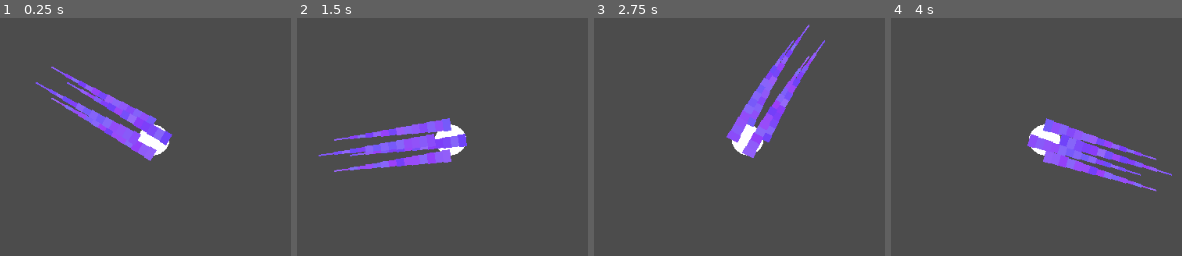
Above: before the commit, frames 1-4 (left to right).
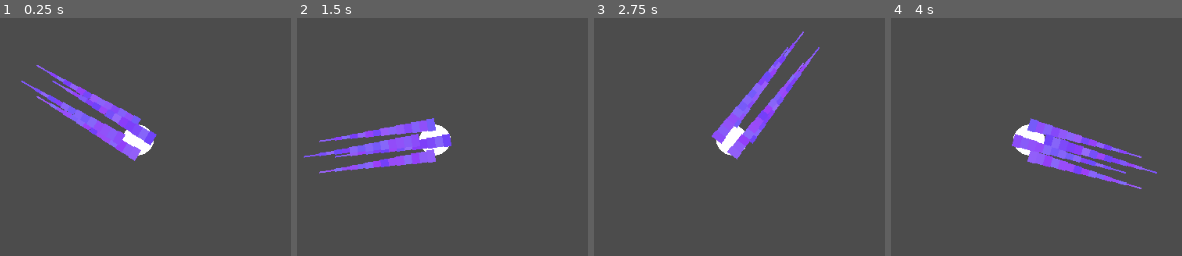
Above: after the commit, the same moments.

Repository: AGPritchard/inverse-kinematics
Game: Godot game, scene res://src/world/world.tscn
Two runs of this game, one before a commit and one after it. Both use one fixed random seed, a clock stepped at 60 frames per second and the inputs below. The project has no main scene, so this scene is started directly.
Inputs (mouse positions are in pixels of both pictures, inside the frame that each line leads up to):
- Up to frame 1 (0.25 s): no input
- Up to frame 2 (1.5 s): tap Enter at 0.5 s; move the mouse to (outside the picture) at 0.52 s; tap Space at 1.25 s; move the mouse to (outside the picture) at 1.27 s
- Up to frame 3 (2.75 s): tap Enter at 2 s; move the mouse to (812, 37) at 2.02 s
- Up to frame 4 (4 s): move the mouse to (989, 234) at 2.77 s; tap Space at 3.5 s; move the mouse to (outside the picture) at 3.52 s

The runs differ from the first frame. In frame 1, 6.5% of the frame differs, in the area x 7-60%, y 19-61%; in frame 2, 4.4%; in frame 3, 5.6%; in frame 4, 6.0%.

Commit message:
Remove wall scene

Diff:
--- a/src/tentacle/tentacle.tscn
+++ b/src/tentacle/tentacle.tscn
@@ -4,7 +4,3 @@
 
 [node name="Tentacle" type="Node2D"]
 script = ExtResource( 1 )
-
-[node name="Camera2D" type="Camera2D" parent="."]
-current = true
-zoom = Vector2( 0.5, 0.5 )
--- a/src/wall/wall.tscn
+++ /dev/null
@@ -1,12 +0,0 @@
-[gd_scene load_steps=2 format=2]
-
-[sub_resource type="RectangleShape2D" id=1]
-extents = Vector2( 8, 16 )
-
-[node name="Wall" type="StaticBody2D"]
-
-[node name="Polygon2D" type="Polygon2D" parent="."]
-polygon = PoolVector2Array( -8, -16, 8, -16, 8, 16, -8, 16 )
-
-[node name="CollisionShape2D" type="CollisionShape2D" parent="."]
-shape = SubResource( 1 )
